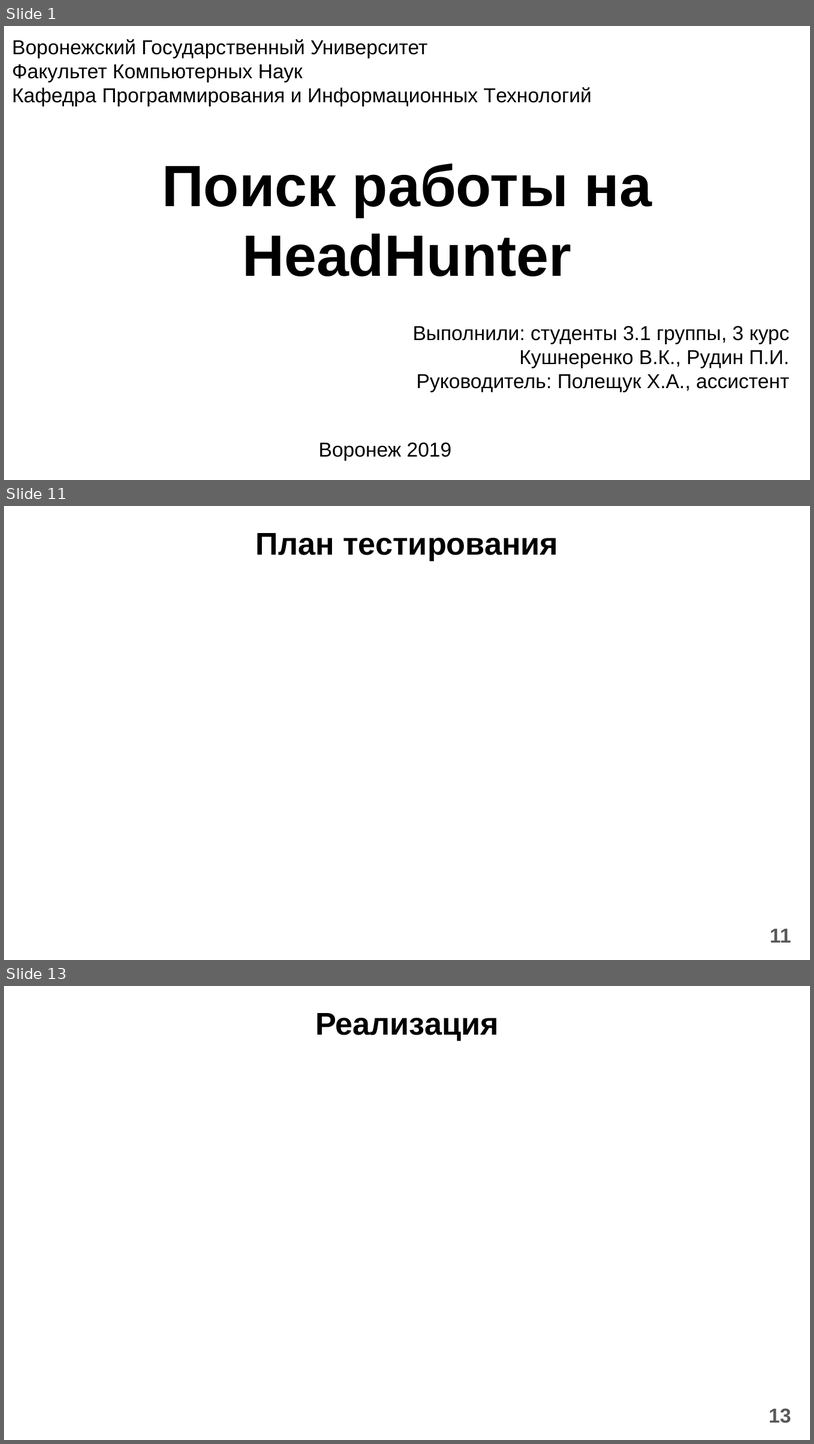
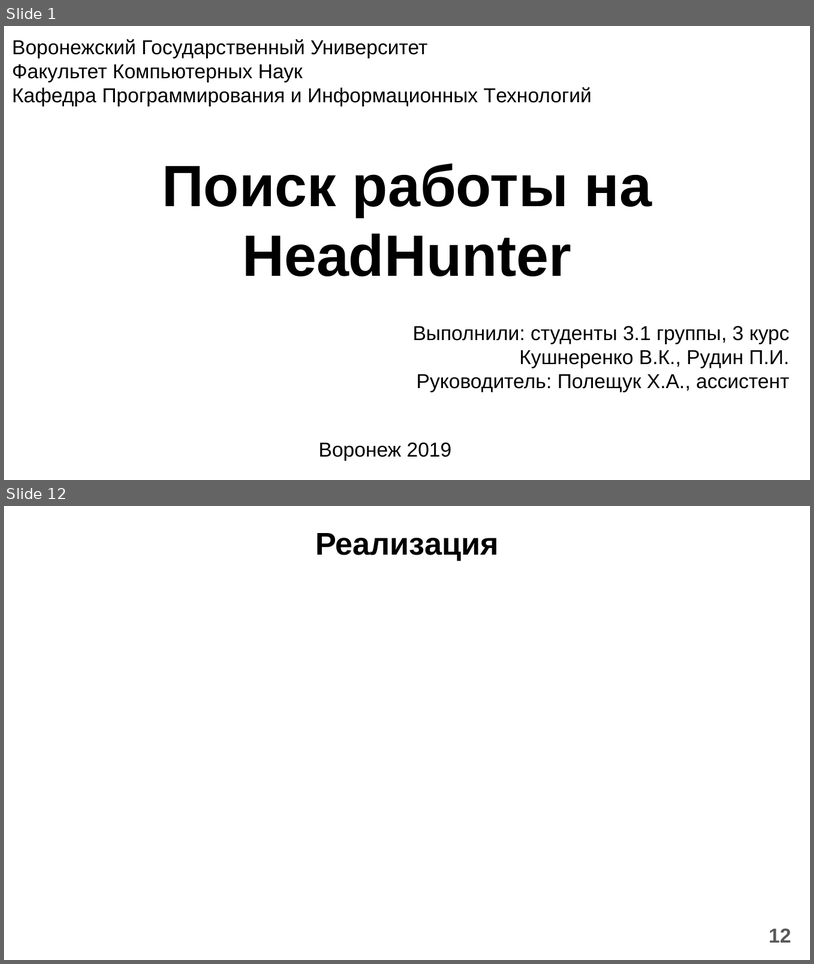
Before and after one commit to Vitya535/FindJobOnHH, a slide deck: Documents/Presentation.pptx. Shown one above the other, each under a label of ours: slides 1, 11 and 13 before the commit, slides 1 and 12 after it; the slides between them are not shown. The pictures are 814x1444 and 814x964 pixels, drawn with LibreOffice and Linux fonts; fonts in the diff are those of the drawing. Boxes give left, top, right and bottom in pixels: in the first picture for what was removed or moved away, otherwise in the second. Text is boxed around its words. In the diff, an @@ line names an element or a change of style, - is before the commit and + after.

```diff
--- a/Documents/Presentation.pptx
+++ b/Documents/Presentation.pptx
@@ slide 11 removed at [4, 506, 810, 960], background #FFFFFF @@
@@ title removed at [256, 533, 558, 561] @@
-План тестирования
@@ page number removed at [770, 928, 791, 942] @@
-11
@@ what was slide 13 is now slide 12 @@
@@ page number at [769, 928, 791, 942]: text changed @@
-13
+12
```
Also in this commit, not shown: 9 slides changed, 2 slides added, 2 other slides removed.
